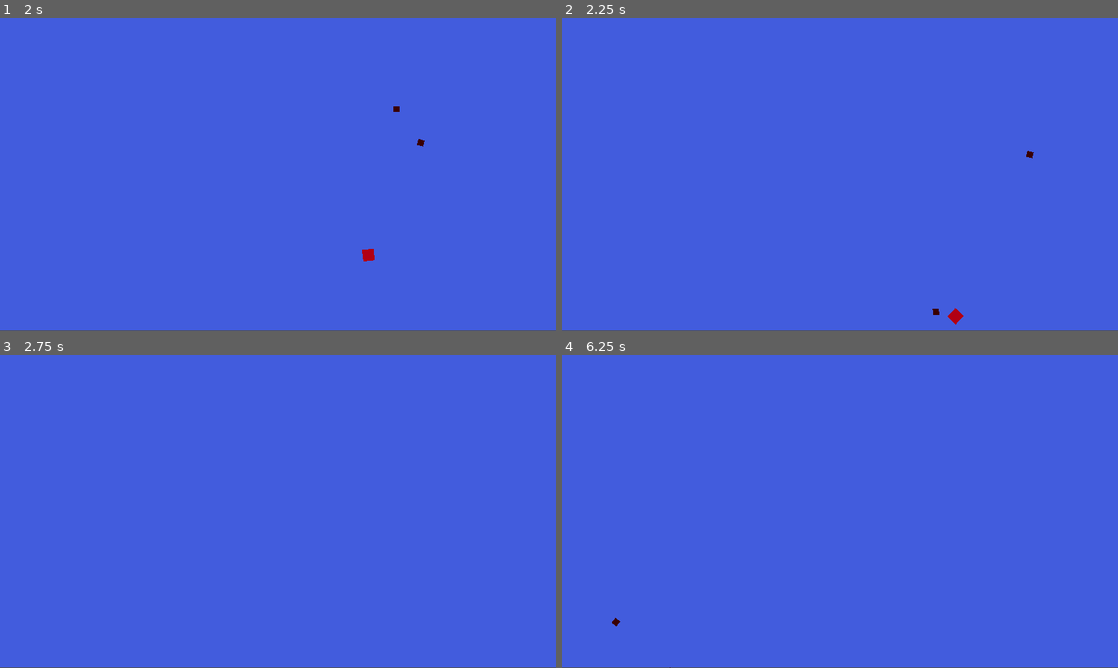
Above: before the commit, frames 1-4 (two rows, left to right).
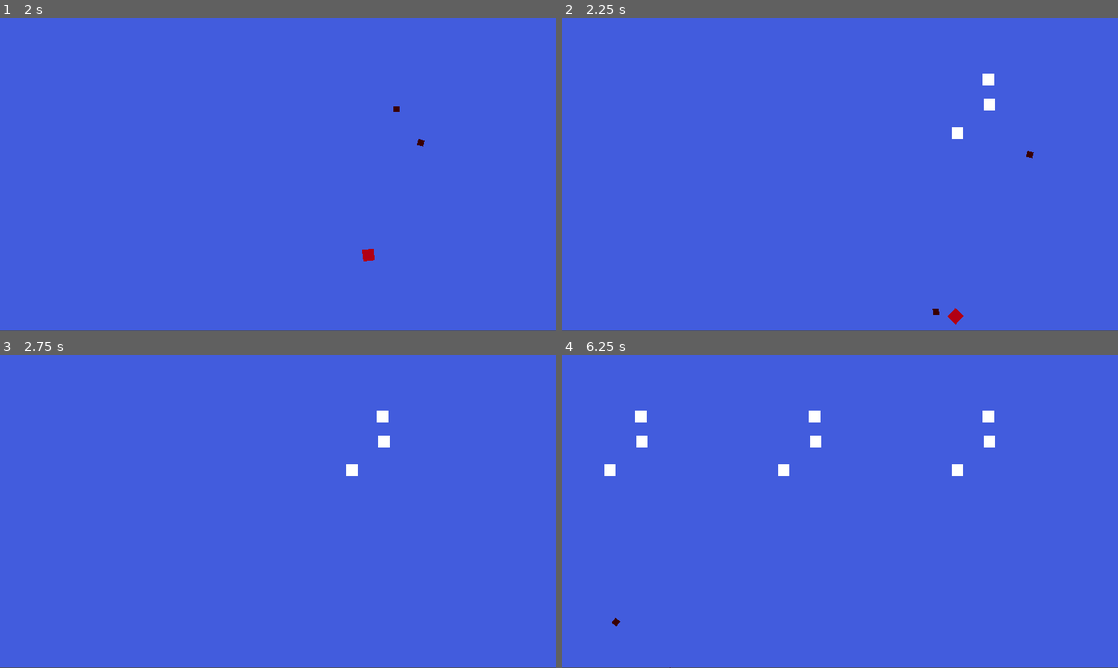
Above: after the commit, the same moments.

Repository: Seblis/Weaponized
Game: Godot game, scene res://levels/mock_level.tscn
Same seed, same stepped clock (60 frames per second), same inputs: the game is played once before the commit and once after it. The project has no main scene, so this scene is started directly.
Inputs (mouse positions are in pixels of both pictures, inside the frame that each line leads up to):
- Up to frame 1 (2 s): tap Enter at 0.5 s; move the mouse to (400, 158) at 0.52 s; hold D (move_right) 0.53-1.28 s; hold Space (fire) 0.53-1.28 s; move the mouse to (166, 190) at 1.27 s; hold S (move_down) from 1.28 s (still down); tap Space (fire) at 1.35 s
- Up to frame 2 (2.25 s): move the mouse to (895, 105) at 2.02 s; release S (move_down) at 2.03 s; hold D (move_right) from 2.03 s (still down); hold Space (fire) from 2.03 s (still down)
- Up to frame 3 (2.75 s): keep holding D (move_right); keep holding Space (fire)
- Up to frame 4 (6.25 s): move the mouse to (812, 574) at 2.77 s; release D (move_right) at 2.78 s; release Space (fire) at 2.78 s; hold W (move_up) 2.78-3.53 s; tap Space (fire) at 2.85, 4.35, 5.85 s; move the mouse to (1006, 558) at 3.52 s; hold Space (fire) 3.53-4.28 s; hold A (move_left) 3.53-5.03 s; move the mouse to (673, 464) at 4.27 s; move the mouse to (867, 511) at 5.02 s; hold S (move_down) 5.03-5.78 s; hold Space (fire) 5.03-5.78 s; move the mouse to (756, 433) at 5.77 s; hold D (move_right) from 5.78 s (still down)

Frame 1 is identical in both runs. In frame 2, 0.2% of the frame differs, in the area x 70-78%, y 17-39%; in frame 3, 0.2%; in frame 4, 0.7%, in the area x 7-78%, y 17-39%.

Commit message:
Fixed enemy spawning
Fixed enemy not appearing on spawner after timer timeout

Diff:
--- a/entities/enemies/enemy_body.gd
+++ b/entities/enemies/enemy_body.gd
@@ -3,5 +3,4 @@
 @export var enemy_speed = 300
 
 func _physics_process(delta: float) -> void:
-	#global_position.x -= enemy_speed * delta
-	pass
+	global_position.x -= enemy_speed * delta
--- a/entities/enemies/enemy_spawner.gd
+++ b/entities/enemies/enemy_spawner.gd
@@ -14,4 +14,5 @@
 
 func spawn_enemy() -> void:
 	var enemy_instance = enemy_scene.instantiate()
+	add_child(enemy_instance)
 	enemy_instance.global_position = spawn_point.global_position
--- a/levels/mock_level.tscn
+++ b/levels/mock_level.tscn
@@ -14,10 +14,10 @@
 position = Vector2(412, 314)
 
 [node name="EnemySpawner" parent="." instance=ExtResource("2_6upni")]
-position = Vector2(761, 189)
+position = Vector2(1522, 193)
 
 [node name="EnemySpawner2" parent="." instance=ExtResource("2_6upni")]
-position = Vector2(736, 299)
+position = Vector2(1526, 279)
 
 [node name="EnemySpawner3" parent="." instance=ExtResource("2_6upni")]
-position = Vector2(736, 410)
+position = Vector2(1416, 378)
